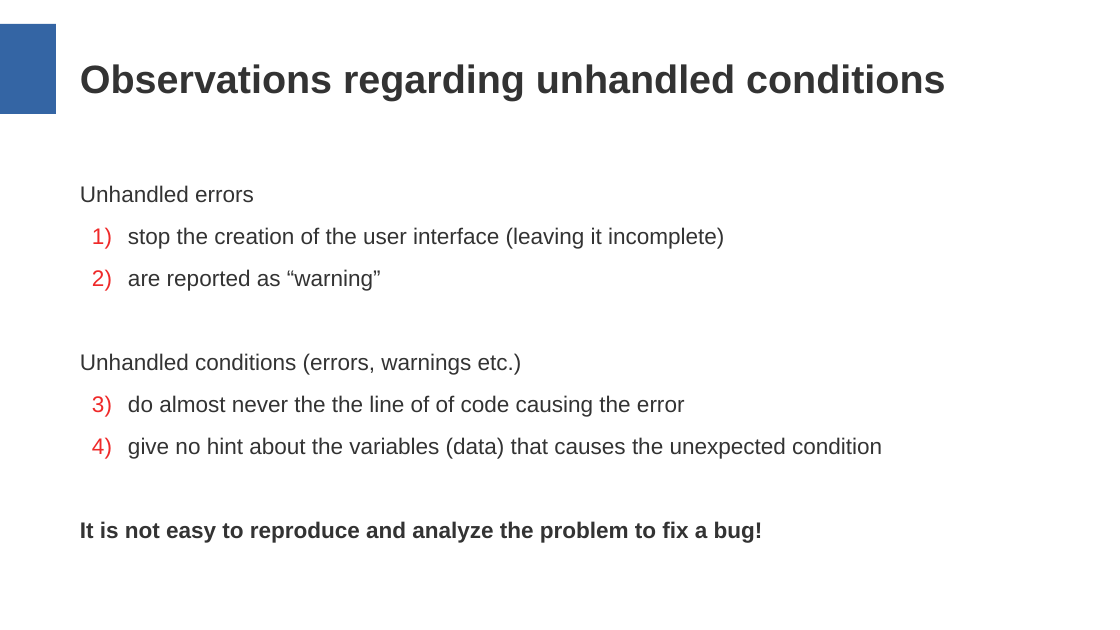
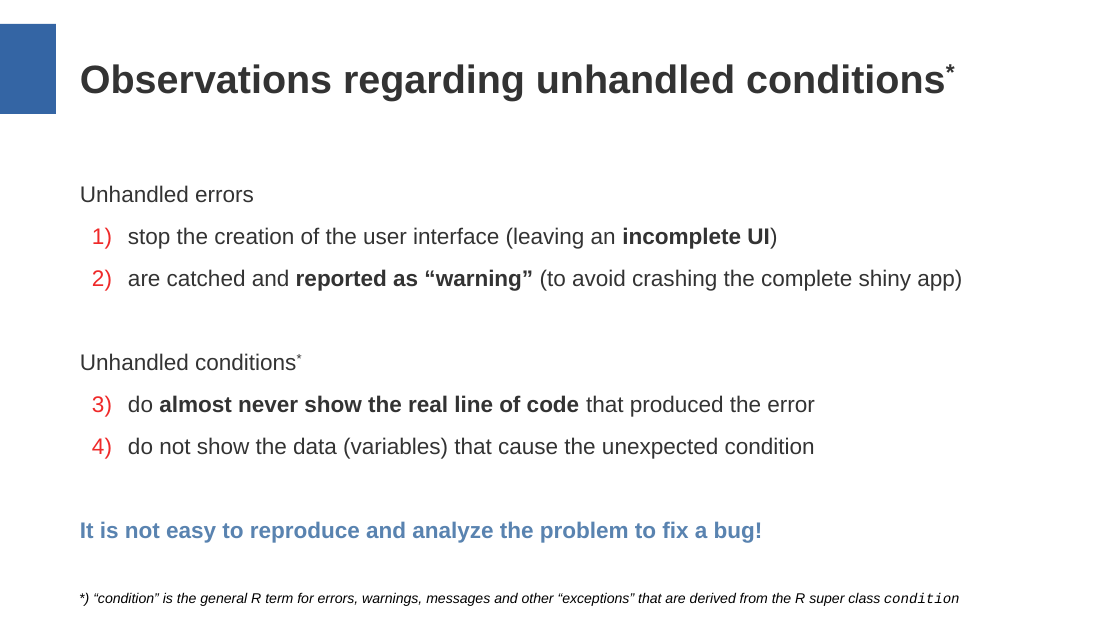
Before and after one commit to aryoda/R_shiny_post_mortem_analysis_training, a slide deck: slide 7 of Training slides.odp (slide 5 before the commit). Drawn at 1120x630 pixels with LibreOffice and Linux fonts; fonts in the diff are those of the drawing. Boxes give left, top, right and bottom in pixels: in the first picture for what was removed or moved away, otherwise in the second. Text is boxed around its words. In the diff, an @@ line names an element or a change of style, - is before the commit and + after.

Commit message:
Finalize slides (release candidate)
* typos
* clearer motivation
* final summary with best practices in one single slide

```diff
--- a/Training slides.odp
+++ b/Training slides.odp
@@ title at <box>80,64,945,101</box>: text changed @@
-Observations regarding unhandled conditions
+Observations regarding unhandled conditions*
@@ text at <box>80,227,962,459</box>: text changed @@
-1) stop the creation of the user interface (leaving it incomplete)
-2) are reported as “warning”
-Unhandled conditions (errors, warnings etc.)
-1) do almost never the the line of of code causing the error
-2) give no hint about the variables (data) that causes the unexpected condition
+1) stop the creation of the user interface (leaving an incomplete UI)
+2) are catched and reported as “warning” (to avoid crashing the complete shiny app)
+Unhandled conditions*
+1) do almost never show the real line of code that produced the error
+2) do not show the data (variables) that cause the unexpected condition
@@ text at <box>80,521,763,543</box>: text colour #333333 to #5983B0 in "It is not easy to reproduce and ..." @@
@@ text added at <box>93,592,960,606</box>, 10 pt, text #000000, italic @@
+*) “condition” is the general R term for errors, warnings, messages and other “exceptions” that are derived from the R super class condition
```
Also in this commit, not shown: 4 other slides changed, 3 slides added.
